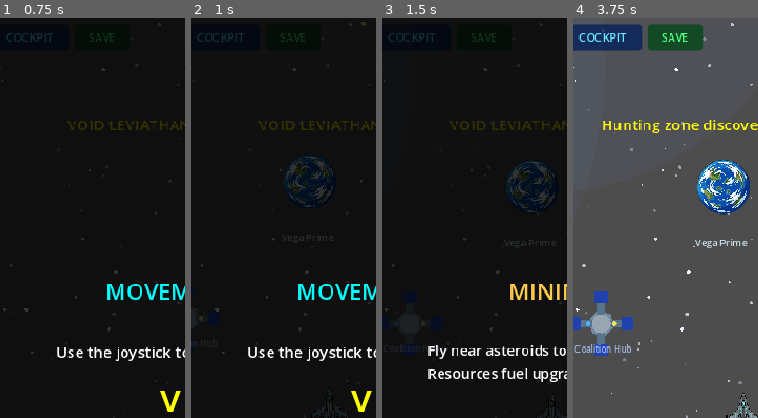
Above: before the commit, frames 1-4 (left to right).
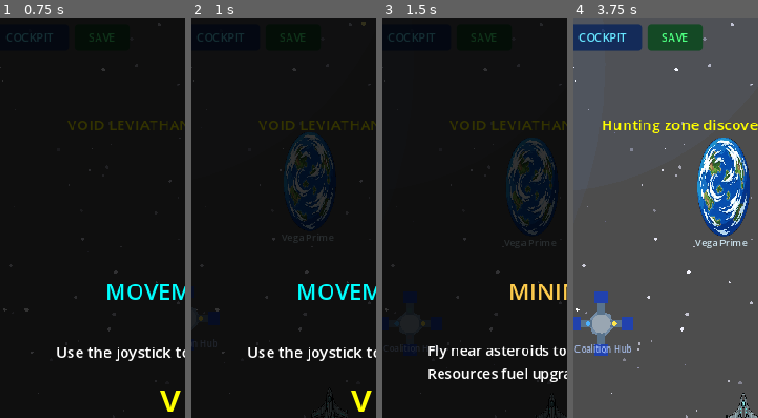
Above: after the commit, the same moments.

Repository: ichizh8/space-game-rt
Game: Godot game, scene res://scenes/main_menu.tscn
Same seed, same stepped clock (60 frames per second), same inputs: the game is played once before the commit and once after it.
Inputs:
- Up to frame 1 (0.75 s): click "NEW GAME" at 0.5 s
- Up to frame 2 (1 s): no input
- Up to frame 3 (1.5 s): click "TAP TO CONTINUE" at 1.25 s
- Up to frame 4 (3.75 s): click "TAP TO CONTINUE" at 2 s; click "COCKPIT" at 2.75 s; click "GOT IT" at 3.5 s
The pictures show only the part of the screen within x 4-54%, y 0-50%; the shares and areas given below are measured in that part.

Frame 1 is identical in both runs. In frame 2, 2.1% of the frame differs, in the area x 50-77%, y 28-53%; in frame 3, 2.1%; in frame 4, 4.7%, in the area x 67-96%, y 30-55%.

Commit message:
v63: fix sprite rendering — use draw_texture_rect in _draw instead of Sprite2D add_child (WASM safe)

Diff:
--- a/scripts/carrier.gd
+++ b/scripts/carrier.gd
@@ -23,6 +23,8 @@
 var _flash_timer: float = 0.0
 var _despawn_timer: float = -1.0
 var _has_sprite: bool = false
+var _sprite_tex: Texture2D = null
+var _sprite_size: float = 40.0
 var _spawned_drones: Array = []
 
 func _ready() -> void:
@@ -163,16 +165,24 @@
 	var tex := load("res://assets/2026-03-16-carrier-ship.png") as Texture2D
 	if not is_instance_valid(tex):
 		return
-	var sprite := Sprite2D.new()
-	sprite.texture = tex
-	var scale_factor: float = 80.0 / max(tex.get_size().x, tex.get_size().y)
-	sprite.scale = Vector2(scale_factor, scale_factor)
-	sprite.rotation = PI
-	add_child(sprite)
+	_sprite_tex = tex
+	_sprite_size = 80.0
 	_has_sprite = true
+	queue_redraw()
 
 func _draw() -> void:
-	if _has_sprite:
+	if _has_sprite and is_instance_valid(_sprite_tex):
+		if is_dead:
+			return
+		var sz: float = _sprite_size
+		draw_texture_rect(_sprite_tex, Rect2(-sz * 0.5, -sz * 0.5, sz, sz), false)
+		if hp < max_hp:
+			var bw: float = sz
+			var by: float = -sz * 0.5 - 5.0
+			var pct: float = hp / max_hp
+			draw_rect(Rect2(-bw*0.5, by, bw, 3.0), Color(0.2,0.2,0.2,0.8))
+			var fc := Color(0.2,0.9,0.2) if pct>0.5 else (Color(0.9,0.7,0.1) if pct>0.25 else Color(0.9,0.1,0.1))
+			draw_rect(Rect2(-bw*0.5, by, bw*pct, 3.0), fc)
 		return
 	if is_dead:
 		return
--- a/scripts/coalition_patrol.gd
+++ b/scripts/coalition_patrol.gd
@@ -11,6 +11,8 @@
 var _flash_timer: float = 0.0
 var _despawn_timer: float = -1.0
 var _has_sprite: bool = false
+var _sprite_tex: Texture2D = null
+var _sprite_size: float = 40.0
 var _patrol_timer: float = 0.0
 
 var shoot_timer: float = 0.0
@@ -195,16 +197,24 @@
 	var tex := load("res://assets/2026-03-16-void-sentinel-ship.png") as Texture2D
 	if not is_instance_valid(tex):
 		return
-	var sprite := Sprite2D.new()
-	sprite.texture = tex
-	var scale_factor: float = 50.0 / max(tex.get_size().x, tex.get_size().y)
-	sprite.scale = Vector2(scale_factor, scale_factor)
-	sprite.rotation = PI
-	add_child(sprite)
+	_sprite_tex = tex
+	_sprite_size = 50.0
 	_has_sprite = true
+	queue_redraw()
 
 func _draw() -> void:
-	if _has_sprite:
+	if _has_sprite and is_instance_valid(_sprite_tex):
+		if is_dead:
+			return
+		var sz: float = _sprite_size
+		draw_texture_rect(_sprite_tex, Rect2(-sz * 0.5, -sz * 0.5, sz, sz), false)
+		if hp < max_hp:
+			var bw: float = sz
+			var by: float = -sz * 0.5 - 5.0
+			var pct: float = hp / max_hp
+			draw_rect(Rect2(-bw*0.5, by, bw, 3.0), Color(0.2,0.2,0.2,0.8))
+			var fc := Color(0.2,0.9,0.2) if pct>0.5 else (Color(0.9,0.7,0.1) if pct>0.25 else Color(0.9,0.1,0.1))
+			draw_rect(Rect2(-bw*0.5, by, bw*pct, 3.0), fc)
 		return
 	if is_dead:
 		return
--- a/scripts/corsair_raider.gd
+++ b/scripts/corsair_raider.gd
@@ -11,6 +11,8 @@
 var _flash_timer: float = 0.0
 var _despawn_timer: float = -1.0
 var _has_sprite: bool = false
+var _sprite_tex: Texture2D = null
+var _sprite_size: float = 40.0
 var _patrol_timer: float = 0.0
 var patrol_direction: Vector2 = Vector2.RIGHT
 
@@ -194,16 +196,24 @@
 	var tex := load("res://assets/2026-03-15-enemy-pirate.png") as Texture2D
 	if not is_instance_valid(tex):
 		return
-	var sprite := Sprite2D.new()
-	sprite.texture = tex
-	var scale_factor: float = 44.0 / max(tex.get_size().x, tex.get_size().y)
-	sprite.scale = Vector2(scale_factor, scale_factor)
-	sprite.rotation = PI
-	add_child(sprite)
+	_sprite_tex = tex
+	_sprite_size = 44.0
 	_has_sprite = true
+	queue_redraw()
 
 func _draw() -> void:
-	if _has_sprite:
+	if _has_sprite and is_instance_valid(_sprite_tex):
+		if is_dead:
+			return
+		var sz: float = _sprite_size
+		draw_texture_rect(_sprite_tex, Rect2(-sz * 0.5, -sz * 0.5, sz, sz), false)
+		if hp < max_hp:
+			var bw: float = sz
+			var by: float = -sz * 0.5 - 5.0
+			var pct: float = hp / max_hp
+			draw_rect(Rect2(-bw*0.5, by, bw, 3.0), Color(0.2,0.2,0.2,0.8))
+			var fc := Color(0.2,0.9,0.2) if pct>0.5 else (Color(0.9,0.7,0.1) if pct>0.25 else Color(0.9,0.1,0.1))
+			draw_rect(Rect2(-bw*0.5, by, bw*pct, 3.0), fc)
 		return
 	if is_dead:
 		return
--- a/scripts/crystal_feeder.gd
+++ b/scripts/crystal_feeder.gd
@@ -16,6 +16,8 @@
 var _flash_timer: float = 0.0
 var _despawn_timer: float = -1.0
 var _has_sprite: bool = false
+var _sprite_tex: Texture2D = null
+var _sprite_size: float = 40.0
 
 const CHARGE_RANGE := 300.0
 const DEAGGRO_RANGE := 500.0
@@ -130,16 +132,24 @@
 	var tex := load("res://assets/2026-03-18-wildlife-crystal-feeder.png") as Texture2D
 	if not is_instance_valid(tex):
 		return
-	var sprite := Sprite2D.new()
-	sprite.texture = tex
-	var scale_factor: float = 46.0 / max(tex.get_size().x, tex.get_size().y)
-	sprite.scale = Vector2(scale_factor, scale_factor)
-	sprite.rotation = PI
-	add_child(sprite)
+	_sprite_tex = tex
+	_sprite_size = 46.0
 	_has_sprite = true
+	queue_redraw()
 
 func _draw() -> void:
-	if _has_sprite:
+	if _has_sprite and is_instance_valid(_sprite_tex):
+		if is_dead:
+			return
+		var sz: float = _sprite_size
+		draw_texture_rect(_sprite_tex, Rect2(-sz * 0.5, -sz * 0.5, sz, sz), false)
+		if hp < max_hp:
+			var bw: float = sz
+			var by: float = -sz * 0.5 - 5.0
+			var pct: float = hp / max_hp
+			draw_rect(Rect2(-bw*0.5, by, bw, 3.0), Color(0.2,0.2,0.2,0.8))
+			var fc := Color(0.2,0.9,0.2) if pct>0.5 else (Color(0.9,0.7,0.1) if pct>0.25 else Color(0.9,0.1,0.1))
+			draw_rect(Rect2(-bw*0.5, by, bw*pct, 3.0), fc)
 		return
 	if is_dead:
 		return
--- a/scripts/drifter_shuttle.gd
+++ b/scripts/drifter_shuttle.gd
@@ -8,6 +8,8 @@
 var _flash_timer: float = 0.0
 var _despawn_timer: float = -1.0
 var _has_sprite: bool = false
+var _sprite_tex: Texture2D = null
+var _sprite_size: float = 40.0
 
 
 func _ready() -> void:
@@ -89,16 +91,24 @@
 	var tex := load("res://assets/2026-03-18-faction-drifter-shuttle.png") as Texture2D
 	if not is_instance_valid(tex):
 		return
-	var sprite := Sprite2D.new()
-	sprite.texture = tex
-	var scale_factor: float = 40.0 / max(tex.get_size().x, tex.get_size().y)
-	sprite.scale = Vector2(scale_factor, scale_factor)
-	sprite.rotation = PI
-	add_child(sprite)
+	_sprite_tex = tex
+	_sprite_size = 40.0
 	_has_sprite = true
+	queue_redraw()
 
 func _draw() -> void:
-	if _has_sprite:
+	if _has_sprite and is_instance_valid(_sprite_tex):
+		if is_dead:
+			return
+		var sz: float = _sprite_size
+		draw_texture_rect(_sprite_tex, Rect2(-sz * 0.5, -sz * 0.5, sz, sz), false)
+		if hp < max_hp:
+			var bw: float = sz
+			var by: float = -sz * 0.5 - 5.0
+			var pct: float = hp / max_hp
+			draw_rect(Rect2(-bw*0.5, by, bw, 3.0), Color(0.2,0.2,0.2,0.8))
+			var fc := Color(0.2,0.9,0.2) if pct>0.5 else (Color(0.9,0.7,0.1) if pct>0.25 else Color(0.9,0.1,0.1))
+			draw_rect(Rect2(-bw*0.5, by, bw*pct, 3.0), fc)
 		return
 	if is_dead:
 		return
--- a/scripts/membrane_drifter.gd
+++ b/scripts/membrane_drifter.gd
@@ -13,6 +13,8 @@
 var _flash_timer: float = 0.0
 var _despawn_timer: float = -1.0
 var _has_sprite: bool = false
+var _sprite_tex: Texture2D = null
+var _sprite_size: float = 40.0
 var _time: float = 0.0
 
 const PULSE_INTERVAL := 4.0
@@ -126,16 +128,24 @@
 	var tex := load("res://assets/2026-03-18-wildlife-membrane-drifter.png") as Texture2D
 	if not is_instance_valid(tex):
 		return
-	var sprite := Sprite2D.new()
-	sprite.texture = tex
-	var scale_factor: float = 50.0 / max(tex.get_size().x, tex.get_size().y)
-	sprite.scale = Vector2(scale_factor, scale_factor)
-	sprite.rotation = PI
-	add_child(sprite)
+	_sprite_tex = tex
+	_sprite_size = 50.0
 	_has_sprite = true
+	queue_redraw()
 
 func _draw() -> void:
-	if _has_sprite:
+	if _has_sprite and is_instance_valid(_sprite_tex):
+		if is_dead:
+			return
+		var sz: float = _sprite_size
+		draw_texture_rect(_sprite_tex, Rect2(-sz * 0.5, -sz * 0.5, sz, sz), false)
+		if hp < max_hp:
+			var bw: float = sz
+			var by: float = -sz * 0.5 - 5.0
+			var pct: float = hp / max_hp
+			draw_rect(Rect2(-bw*0.5, by, bw, 3.0), Color(0.2,0.2,0.2,0.8))
+			var fc := Color(0.2,0.9,0.2) if pct>0.5 else (Color(0.9,0.7,0.1) if pct>0.25 else Color(0.9,0.1,0.1))
+			draw_rect(Rect2(-bw*0.5, by, bw*pct, 3.0), fc)
 		return
 	if is_dead:
 		return
--- a/scripts/minelayer.gd
+++ b/scripts/minelayer.gd
@@ -22,6 +22,8 @@
 var _flash_timer: float = 0.0
 var _despawn_timer: float = -1.0
 var _has_sprite: bool = false
+var _sprite_tex: Texture2D = null
+var _sprite_size: float = 40.0
 
 func _ready() -> void:
 	add_to_group("enemies")
@@ -153,16 +155,24 @@
 	var tex := load("res://assets/2026-03-16-minelayer-ship.png") as Texture2D
 	if not is_instance_valid(tex):
 		return
-	var sprite := Sprite2D.new()
-	sprite.texture = tex
-	var scale_factor: float = 52.0 / max(tex.get_size().x, tex.get_size().y)
-	sprite.scale = Vector2(scale_factor, scale_factor)
-	sprite.rotation = PI
-	add_child(sprite)
+	_sprite_tex = tex
+	_sprite_size = 52.0
 	_has_sprite = true
+	queue_redraw()
 
 func _draw() -> void:
-	if _has_sprite:
+	if _has_sprite and is_instance_valid(_sprite_tex):
+		if is_dead:
+			return
+		var sz: float = _sprite_size
+		draw_texture_rect(_sprite_tex, Rect2(-sz * 0.5, -sz * 0.5, sz, sz), false)
+		if hp < max_hp:
+			var bw: float = sz
+			var by: float = -sz * 0.5 - 5.0
+			var pct: float = hp / max_hp
+			draw_rect(Rect2(-bw*0.5, by, bw, 3.0), Color(0.2,0.2,0.2,0.8))
+			var fc := Color(0.2,0.9,0.2) if pct>0.5 else (Color(0.9,0.7,0.1) if pct>0.25 else Color(0.9,0.1,0.1))
+			draw_rect(Rect2(-bw*0.5, by, bw*pct, 3.0), fc)
 		return
 	if is_dead:
 		return
--- a/scripts/miner_npc.gd
+++ b/scripts/miner_npc.gd
@@ -14,6 +14,8 @@
 var _flash_timer: float = 0.0
 var _despawn_timer: float = -1.0
 var _has_sprite: bool = false
+var _sprite_tex: Texture2D = null
+var _sprite_size: float = 40.0
 
 const FLEE_SPEED := 100.0
 const FLEE_RANGE := 150.0
@@ -197,16 +199,24 @@
 	var tex := load("res://assets/2026-03-16-miner-npc.png") as Texture2D
 	if not is_instance_valid(tex):
 		return
-	var sprite := Sprite2D.new()
-	sprite.texture = tex
-	var scale_factor: float = 50.0 / max(tex.get_size().x, tex.get_size().y)
-	sprite.scale = Vector2(scale_factor, scale_factor)
-	sprite.rotation = PI
-	add_child(sprite)
+	_sprite_tex = tex
+	_sprite_size = 50.0
 	_has_sprite = true
+	queue_redraw()
 
 func _draw() -> void:
-	if _has_sprite:
+	if _has_sprite and is_instance_valid(_sprite_tex):
+		if is_dead:
+			return
+		var sz: float = _sprite_size
+		draw_texture_rect(_sprite_tex, Rect2(-sz * 0.5, -sz * 0.5, sz, sz), false)
+		if hp < max_hp:
+			var bw: float = sz
+			var by: float = -sz * 0.5 - 5.0
+			var pct: float = hp / max_hp
+			draw_rect(Rect2(-bw*0.5, by, bw, 3.0), Color(0.2,0.2,0.2,0.8))
+			var fc := Color(0.2,0.9,0.2) if pct>0.5 else (Color(0.9,0.7,0.1) if pct>0.25 else Color(0.9,0.1,0.1))
+			draw_rect(Rect2(-bw*0.5, by, bw*pct, 3.0), fc)
 		return
 	if is_dead:
 		return
--- a/scripts/pack_snarler.gd
+++ b/scripts/pack_snarler.gd
@@ -17,6 +17,8 @@
 var _flash_timer: float = 0.0
 var _despawn_timer: float = -1.0
 var _has_sprite: bool = false
+var _sprite_tex: Texture2D = null
+var _sprite_size: float = 40.0
 
 const AGGRO_RANGE := 200.0
 const DEAGGRO_RANGE := 400.0
@@ -143,16 +145,24 @@
 	var tex := load("res://assets/2026-03-18-wildlife-pack-snarler.png") as Texture2D
 	if not is_instance_valid(tex):
 		return
-	var sprite := Sprite2D.new()
-	sprite.texture = tex
-	var scale_factor: float = 36.0 / max(tex.get_size().x, tex.get_size().y)
-	sprite.scale = Vector2(scale_factor, scale_factor)
-	sprite.rotation = PI
-	add_child(sprite)
+	_sprite_tex = tex
+	_sprite_size = 36.0
 	_has_sprite = true
+	queue_redraw()
 
 func _draw() -> void:
-	if _has_sprite:
+	if _has_sprite and is_instance_valid(_sprite_tex):
+		if is_dead:
+			return
+		var sz: float = _sprite_size
+		draw_texture_rect(_sprite_tex, Rect2(-sz * 0.5, -sz * 0.5, sz, sz), false)
+		if hp < max_hp:
+			var bw: float = sz
+			var by: float = -sz * 0.5 - 5.0
+			var pct: float = hp / max_hp
+			draw_rect(Rect2(-bw*0.5, by, bw, 3.0), Color(0.2,0.2,0.2,0.8))
+			var fc := Color(0.2,0.9,0.2) if pct>0.5 else (Color(0.9,0.7,0.1) if pct>0.25 else Color(0.9,0.1,0.1))
+			draw_rect(Rect2(-bw*0.5, by, bw*pct, 3.0), fc)
 		return
 	if is_dead:
 		return
--- a/scripts/planet.gd
+++ b/scripts/planet.gd
@@ -14,6 +14,7 @@
 
 
 var _has_sprite: bool = false
+var _sprite_tex: Texture2D = null
 
 func _ready() -> void:
 	add_to_group("planets")
@@ -21,7 +22,6 @@
 	queue_redraw()
 
 func _setup_sprite() -> void:
-	# Pick texture based on hue: red/orange=lava, blue=ocean/ice, yellow/brown=rocky, else=gas
 	var tex_path: String
 	if _color_h < 0.08 or _color_h > 0.95:
 		tex_path = "res://assets/2026-03-16-planet-lava.png"
@@ -36,11 +36,7 @@
 	var tex := load(tex_path) as Texture2D
 	if not is_instance_valid(tex):
 		return
-	var sprite := Sprite2D.new()
-	sprite.texture = tex
-	var target: float = planet_radius * 2.2
-	sprite.scale = Vector2.ONE * (target / max(tex.get_size().x, tex.get_size().y))
-	add_child(sprite)
+	_sprite_tex = tex
 	_has_sprite = true
 	queue_redraw()
 
@@ -79,8 +75,9 @@
 
 
 func _draw() -> void:
-	if _has_sprite:
-		# Just draw the name label, sprite handles visuals
+	if _has_sprite and is_instance_valid(_sprite_tex):
+		var sz: float = planet_radius * 2.2
+		draw_texture_rect(_sprite_tex, Rect2(-sz * 0.5, -sz * 0.5, sz, sz), false)
 		var name_width: float = planet_name.length() * 6.0
 		draw_string(ThemeDB.fallback_font, Vector2(-name_width * 0.5, planet_radius + 14.0),
 			planet_name, HORIZONTAL_ALIGNMENT_LEFT, -1, 10, Color(0.85, 0.95, 1.0, 0.9))
--- a/scripts/science_vessel.gd
+++ b/scripts/science_vessel.gd
@@ -8,6 +8,8 @@
 var _flash_timer: float = 0.0
 var _despawn_timer: float = -1.0
 var _has_sprite: bool = false
+var _sprite_tex: Texture2D = null
+var _sprite_size: float = 40.0
 var _drift_timer: float = 0.0
 
 
@@ -95,16 +97,24 @@
 	var tex := load("res://assets/2026-03-18-faction-science-vessel.png") as Texture2D
 	if not is_instance_valid(tex):
 		return
-	var sprite := Sprite2D.new()
-	sprite.texture = tex
-	var scale_factor: float = 48.0 / max(tex.get_size().x, tex.get_size().y)
-	sprite.scale = Vector2(scale_factor, scale_factor)
-	sprite.rotation = PI
-	add_child(sprite)
+	_sprite_tex = tex
+	_sprite_size = 48.0
 	_has_sprite = true
+	queue_redraw()
 
 func _draw() -> void:
-	if _has_sprite:
+	if _has_sprite and is_instance_valid(_sprite_tex):
+		if is_dead:
+			return
+		var sz: float = _sprite_size
+		draw_texture_rect(_sprite_tex, Rect2(-sz * 0.5, -sz * 0.5, sz, sz), false)
+		if hp < max_hp:
+			var bw: float = sz
+			var by: float = -sz * 0.5 - 5.0
+			var pct: float = hp / max_hp
+			draw_rect(Rect2(-bw*0.5, by, bw, 3.0), Color(0.2,0.2,0.2,0.8))
+			var fc := Color(0.2,0.9,0.2) if pct>0.5 else (Color(0.9,0.7,0.1) if pct>0.25 else Color(0.9,0.1,0.1))
+			draw_rect(Rect2(-bw*0.5, by, bw*pct, 3.0), fc)
 		return
 	if is_dead:
 		return
--- a/scripts/skim_ray.gd
+++ b/scripts/skim_ray.gd
@@ -17,6 +17,8 @@
 var _flash_timer: float = 0.0
 var _despawn_timer: float = -1.0
 var _has_sprite: bool = false
+var _sprite_tex: Texture2D = null
+var _sprite_size: float = 40.0
 var _contact_cooldown: float = 0.0
 
 const CIRCLE_RANGE := 300.0
@@ -155,16 +157,24 @@
 	var tex := load("res://assets/2026-03-18-wildlife-skim-ray.png") as Texture2D
 	if not is_instance_valid(tex):
 		return
-	var sprite := Sprite2D.new()
-	sprite.texture = tex
-	var scale_factor: float = 40.0 / max(tex.get_size().x, tex.get_size().y)
-	sprite.scale = Vector2(scale_factor, scale_factor)
-	sprite.rotation = PI
-	add_child(sprite)
+	_sprite_tex = tex
+	_sprite_size = 40.0
 	_has_sprite = true
+	queue_redraw()
 
 func _draw() -> void:
-	if _has_sprite:
+	if _has_sprite and is_instance_valid(_sprite_tex):
+		if is_dead:
+			return
+		var sz: float = _sprite_size
+		draw_texture_rect(_sprite_tex, Rect2(-sz * 0.5, -sz * 0.5, sz, sz), false)
+		if hp < max_hp:
+			var bw: float = sz
+			var by: float = -sz * 0.5 - 5.0
+			var pct: float = hp / max_hp
+			draw_rect(Rect2(-bw*0.5, by, bw, 3.0), Color(0.2,0.2,0.2,0.8))
+			var fc := Color(0.2,0.9,0.2) if pct>0.5 else (Color(0.9,0.7,0.1) if pct>0.25 else Color(0.9,0.1,0.1))
+			draw_rect(Rect2(-bw*0.5, by, bw*pct, 3.0), fc)
 		return
 	if is_dead:
 		return
--- a/scripts/sniper.gd
+++ b/scripts/sniper.gd
@@ -25,6 +25,8 @@
 var _flash_timer: float = 0.0
 var _despawn_timer: float = -1.0
 var _has_sprite: bool = false
+var _sprite_tex: Texture2D = null
+var _sprite_size: float = 40.0
 var _charge_dir: Vector2 = Vector2.ZERO
 var bullet_scene: PackedScene
 
@@ -171,16 +173,24 @@
 	var tex := load("res://assets/2026-03-16-sniper-ship.png") as Texture2D
 	if not is_instance_valid(tex):
 		return
-	var sprite := Sprite2D.new()
-	sprite.texture = tex
-	var scale_factor: float = 48.0 / max(tex.get_size().x, tex.get_size().y)
-	sprite.scale = Vector2(scale_factor, scale_factor)
-	sprite.rotation = PI
-	add_child(sprite)
+	_sprite_tex = tex
+	_sprite_size = 48.0
 	_has_sprite = true
+	queue_redraw()
 
 func _draw() -> void:
-	if _has_sprite:
+	if _has_sprite and is_instance_valid(_sprite_tex):
+		if is_dead:
+			return
+		var sz: float = _sprite_size
+		draw_texture_rect(_sprite_tex, Rect2(-sz * 0.5, -sz * 0.5, sz, sz), false)
+		if hp < max_hp:
+			var bw: float = sz
+			var by: float = -sz * 0.5 - 5.0
+			var pct: float = hp / max_hp
+			draw_rect(Rect2(-bw*0.5, by, bw, 3.0), Color(0.2,0.2,0.2,0.8))
+			var fc := Color(0.2,0.9,0.2) if pct>0.5 else (Color(0.9,0.7,0.1) if pct>0.25 else Color(0.9,0.1,0.1))
+			draw_rect(Rect2(-bw*0.5, by, bw*pct, 3.0), fc)
 		return
 	if is_dead:
 		return
--- a/scripts/void_grub.gd
+++ b/scripts/void_grub.gd
@@ -15,6 +15,8 @@
 var _flash_timer: float = 0.0
 var _despawn_timer: float = -1.0
 var _has_sprite: bool = false
+var _sprite_tex: Texture2D = null
+var _sprite_size: float = 40.0
 
 const FLEE_RANGE := 150.0
 const COLOR := Color(0.6, 0.8, 0.3)
@@ -125,16 +127,24 @@
 	var tex := load("res://assets/2026-03-18-wildlife-void-grub.png") as Texture2D
 	if not is_instance_valid(tex):
 		return
-	var sprite := Sprite2D.new()
-	sprite.texture = tex
-	var scale_factor: float = 28.0 / max(tex.get_size().x, tex.get_size().y)
-	sprite.scale = Vector2(scale_factor, scale_factor)
-	sprite.rotation = PI
-	add_child(sprite)
+	_sprite_tex = tex
+	_sprite_size = 28.0
 	_has_sprite = true
+	queue_redraw()
 
 func _draw() -> void:
-	if _has_sprite:
+	if _has_sprite and is_instance_valid(_sprite_tex):
+		if is_dead:
+			return
+		var sz: float = _sprite_size
+		draw_texture_rect(_sprite_tex, Rect2(-sz * 0.5, -sz * 0.5, sz, sz), false)
+		if hp < max_hp:
+			var bw: float = sz
+			var by: float = -sz * 0.5 - 5.0
+			var pct: float = hp / max_hp
+			draw_rect(Rect2(-bw*0.5, by, bw, 3.0), Color(0.2,0.2,0.2,0.8))
+			var fc := Color(0.2,0.9,0.2) if pct>0.5 else (Color(0.9,0.7,0.1) if pct>0.25 else Color(0.9,0.1,0.1))
+			draw_rect(Rect2(-bw*0.5, by, bw*pct, 3.0), fc)
 		return
 	if is_dead:
 		return
--- a/scripts/void_leviathan.gd
+++ b/scripts/void_leviathan.gd
@@ -16,6 +16,8 @@
 var _flash_timer: float = 0.0
 var _despawn_timer: float = -1.0
 var _has_sprite: bool = false
+var _sprite_tex: Texture2D = null
+var _sprite_size: float = 40.0
 
 var bullet_scene: PackedScene
 
@@ -158,16 +160,24 @@
 	var tex := load("res://assets/2026-03-18-wildlife-void-leviathan.png") as Texture2D
 	if not is_instance_valid(tex):
 		return
-	var sprite := Sprite2D.new()
-	sprite.texture = tex
-	var scale_factor: float = 90.0 / max(tex.get_size().x, tex.get_size().y)
-	sprite.scale = Vector2(scale_factor, scale_factor)
-	sprite.rotation = PI
-	add_child(sprite)
+	_sprite_tex = tex
+	_sprite_size = 90.0
 	_has_sprite = true
+	queue_redraw()
 
 func _draw() -> void:
-	if _has_sprite:
+	if _has_sprite and is_instance_valid(_sprite_tex):
+		if is_dead:
+			return
+		var sz: float = _sprite_size
+		draw_texture_rect(_sprite_tex, Rect2(-sz * 0.5, -sz * 0.5, sz, sz), false)
+		if hp < max_hp:
+			var bw: float = sz
+			var by: float = -sz * 0.5 - 5.0
+			var pct: float = hp / max_hp
+			draw_rect(Rect2(-bw*0.5, by, bw, 3.0), Color(0.2,0.2,0.2,0.8))
+			var fc := Color(0.2,0.9,0.2) if pct>0.5 else (Color(0.9,0.7,0.1) if pct>0.25 else Color(0.9,0.1,0.1))
+			draw_rect(Rect2(-bw*0.5, by, bw*pct, 3.0), fc)
 		return
 	if is_dead:
 		return
--- a/scripts/void_sentinel.gd
+++ b/scripts/void_sentinel.gd
@@ -18,6 +18,8 @@
 var _flash_timer: float = 0.0
 var _despawn_timer: float = -1.0
 var _has_sprite: bool = false
+var _sprite_tex: Texture2D = null
+var _sprite_size: float = 40.0
 var bullet_scene: PackedScene
 
 func _ready() -> void:
@@ -139,16 +141,24 @@
 	var tex := load("res://assets/2026-03-16-void-sentinel-ship.png") as Texture2D
 	if not is_instance_valid(tex):
 		return
-	var sprite := Sprite2D.new()
-	sprite.texture = tex
-	var scale_factor: float = 56.0 / max(tex.get_size().x, tex.get_size().y)
-	sprite.scale = Vector2(scale_factor, scale_factor)
-	sprite.rotation = PI
-	add_child(sprite)
+	_sprite_tex = tex
+	_sprite_size = 56.0
 	_has_sprite = true
+	queue_redraw()
 
 func _draw() -> void:
-	if _has_sprite:
+	if _has_sprite and is_instance_valid(_sprite_tex):
+		if is_dead:
+			return
+		var sz: float = _sprite_size
+		draw_texture_rect(_sprite_tex, Rect2(-sz * 0.5, -sz * 0.5, sz, sz), false)
+		if hp < max_hp:
+			var bw: float = sz
+			var by: float = -sz * 0.5 - 5.0
+			var pct: float = hp / max_hp
+			draw_rect(Rect2(-bw*0.5, by, bw, 3.0), Color(0.2,0.2,0.2,0.8))
+			var fc := Color(0.2,0.9,0.2) if pct>0.5 else (Color(0.9,0.7,0.1) if pct>0.25 else Color(0.9,0.1,0.1))
+			draw_rect(Rect2(-bw*0.5, by, bw*pct, 3.0), fc)
 		return
 	if is_dead:
 		return
--- a/scripts/warp_gate.gd
+++ b/scripts/warp_gate.gd
@@ -6,6 +6,7 @@
 
 var _phase: float = 0.0
 var _has_sprite: bool = false
+var _sprite_tex: Texture2D = null
 
 func _ready() -> void:
 	add_to_group("warp_gates")
@@ -15,11 +16,9 @@
 	var tex := load("res://assets/2026-03-16-warp-gate.png") as Texture2D
 	if not is_instance_valid(tex):
 		return
-	var sprite := Sprite2D.new()
-	sprite.texture = tex
-	sprite.scale = Vector2.ONE * (100.0 / max(tex.get_size().x, tex.get_size().y))
-	add_child(sprite)
+	_sprite_tex = tex
 	_has_sprite = true
+	queue_redraw()
 
 func _process(delta: float) -> void:
 	_phase += delta * 2.0
@@ -37,6 +36,15 @@
 	GameState.call_deferred("travel_to_sector", dest_sector)
 
 func _draw() -> void:
+	if _has_sprite and is_instance_valid(_sprite_tex):
+		draw_texture_rect(_sprite_tex, Rect2(-50, -50, 100, 100), false)
+		var outer_r: float = 55.0
+		draw_string(ThemeDB.fallback_font, Vector2(-30, outer_r + 20), gate_name,
+			HORIZONTAL_ALIGNMENT_LEFT, -1, 11, Color(0.7, 0.9, 1.0, 0.9))
+		if fuel_cost > 0:
+			draw_string(ThemeDB.fallback_font, Vector2(-20, outer_r + 32), str(fuel_cost) + " fuel",
+				HORIZONTAL_ALIGNMENT_LEFT, -1, 10, Color(0.5, 0.8, 0.5, 0.8))
+		return
 	var pulse: float = 0.7 + 0.3 * sin(_phase)
 	var outer_r: float = 55.0
 	var inner_r: float = 38.0
Not shown, changed: web-export/index.pck
